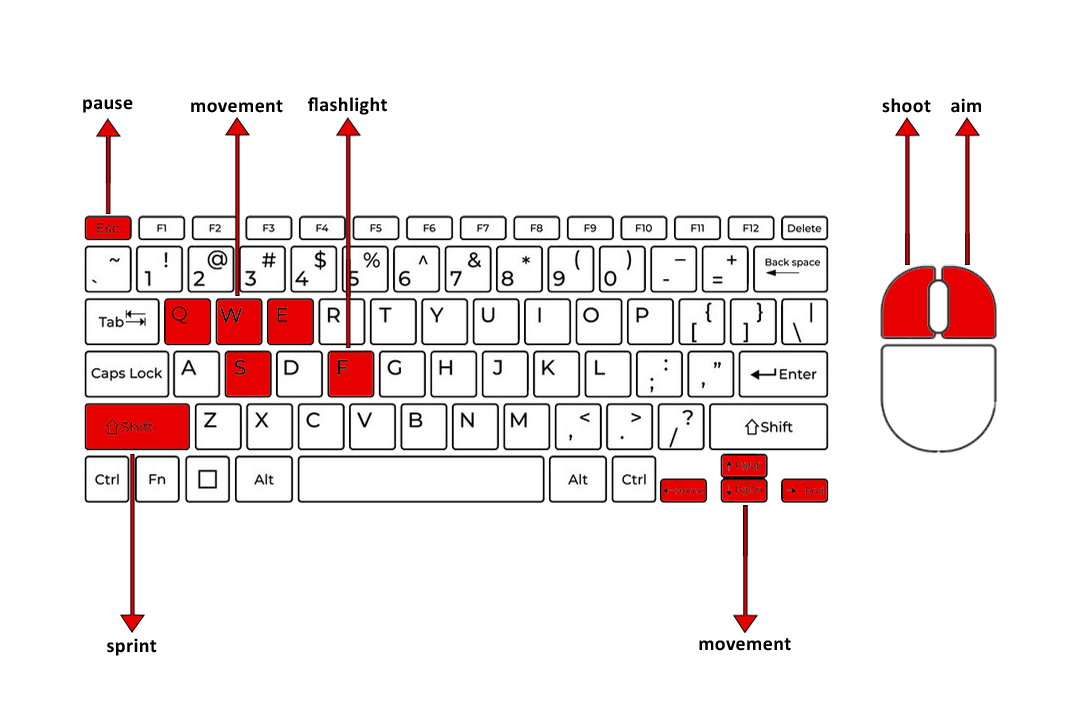
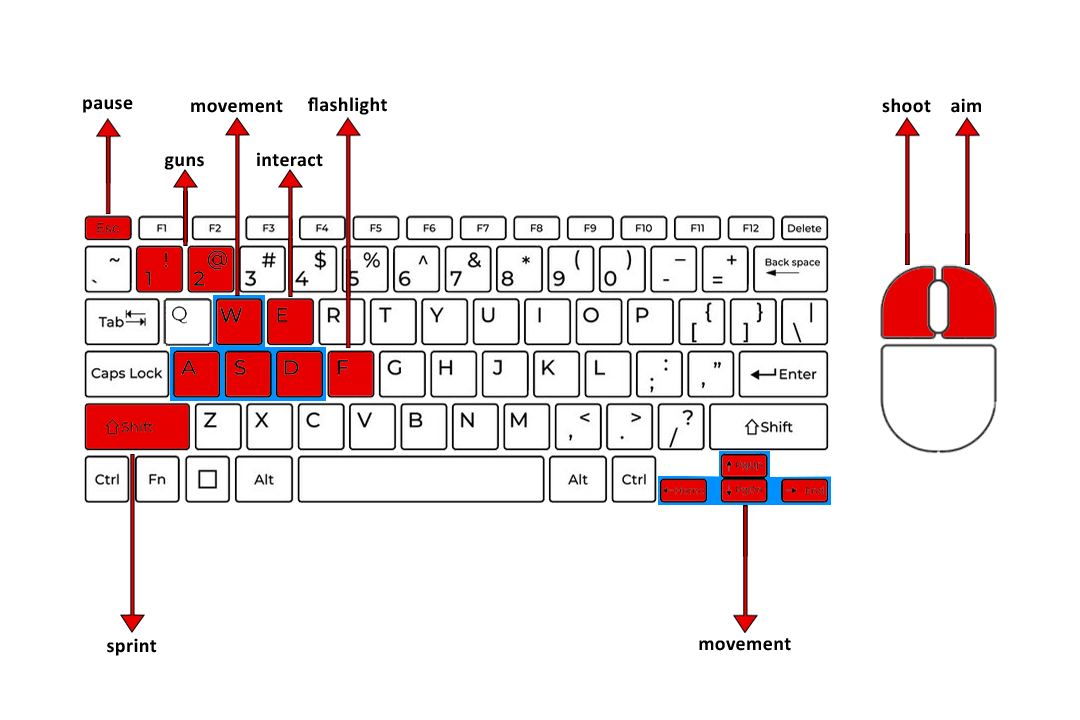
The second 1080px x 720px image is a revision of the first. Changes to its layers:
added layer "guns" in group "buttons" over [164, 156, 204, 170]
added layer "Linha 1 copiar 8" in group "buttons" over [173, 169, 198, 246]
added layer "interact" in group "buttons" over [257, 152, 323, 167]
added layer "Linha 1 copiar 7" in group "buttons" over [278, 169, 303, 297]
painted on "Camada 1 copiar" over [137, 247, 322, 396]
added layer "Forma 1 copiar" above "Forma 1" over [658, 451, 831, 505]
added layer "Forma 1" above "Camada 0" over [170, 295, 326, 401]
